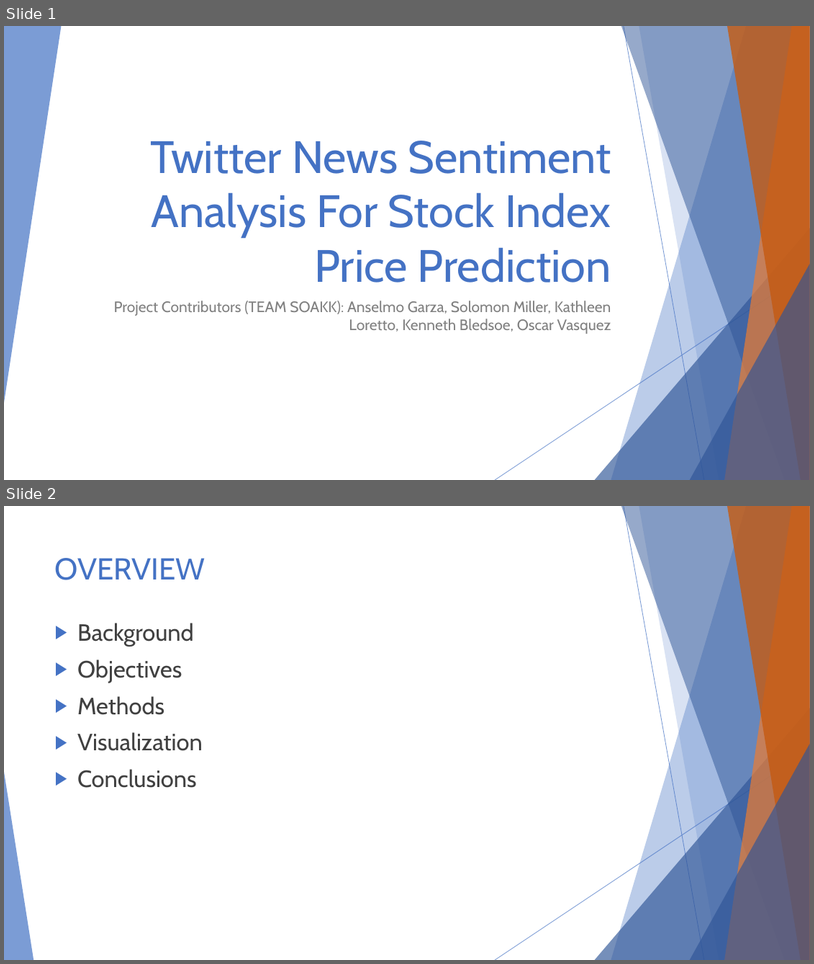
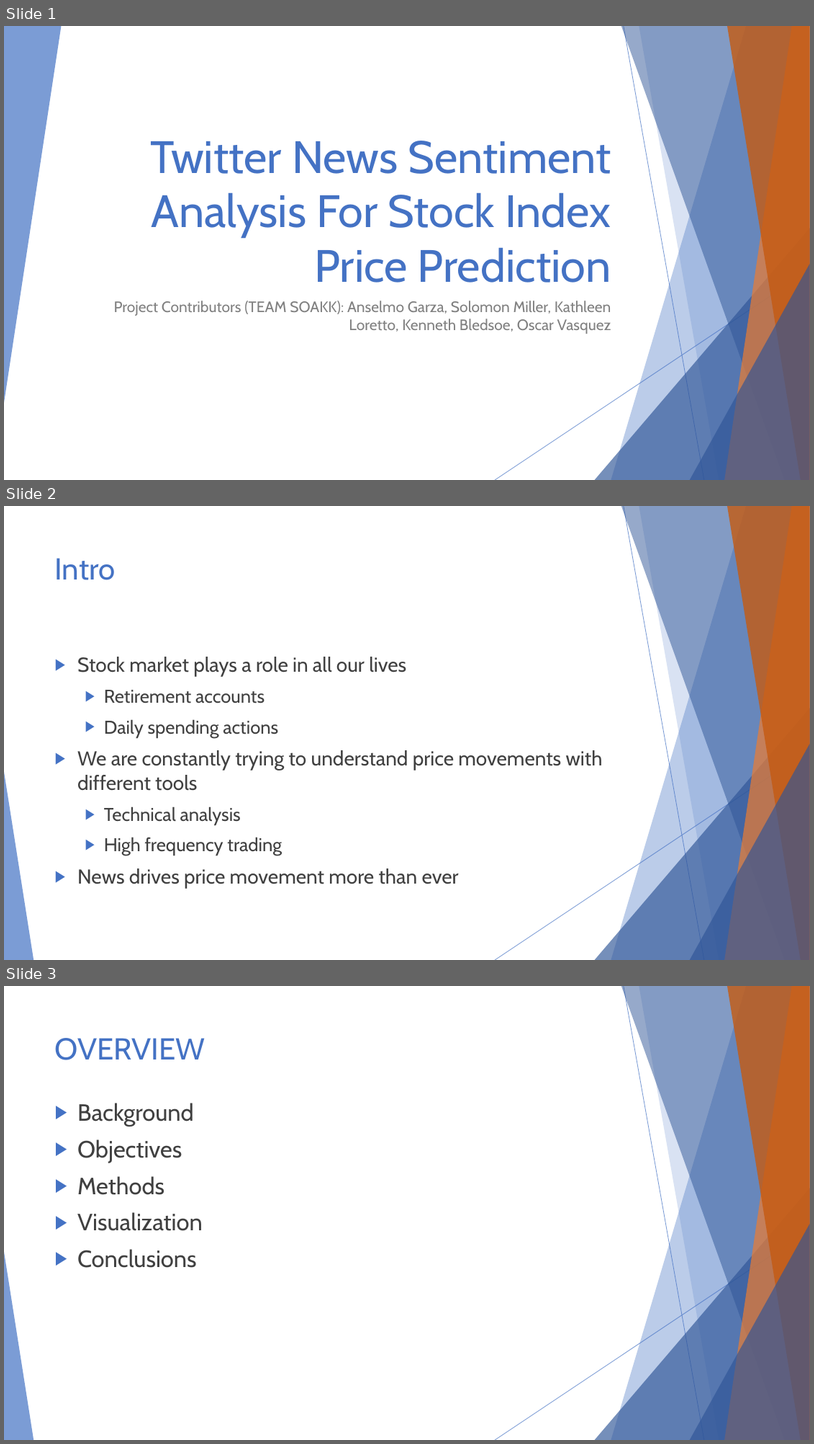
Before and after one commit to anselm0/project-one, a slide deck: data_project_soakk.pptx. Shown one above the other, each under a label of ours: slides 1 and 2 before the commit, slides 1, 2 and 3 after it. The pictures are 814x964 and 814x1444 pixels, drawn with LibreOffice and Linux fonts; fonts in the diff are those of the drawing. Boxes give left, top, right and bottom in pixels: in the first picture for what was removed or moved away, otherwise in the second. Text is boxed around its words. In the diff, an @@ line names an element or a change of style, - is before the commit and + after.

```diff
--- a/data_project_soakk.pptx
+++ b/data_project_soakk.pptx
@@ slide 2 added at box(4, 506, 810, 960), background #FFFFFF; not listed: 10 template elements that a slide beside it also shows @@
@@ title added at box(55, 558, 116, 580), 36 pt, text #4472C4 @@
+Intro
@@ text added at box(77, 656, 603, 888), 24 pt, text #404040 @@
+▶ Stock market plays a role in all our lives
+  ▶ Retirement accounts
+  ▶ Daily spending actions
+▶ We are constantly trying to understand price movements with different tools
+  ▶ Technical analysis
+  ▶ High frequency trading
+▶ News drives price movement more than ever
@@ what was slide 2 is now slide 3 @@
```
Also in this commit, not shown: 2 slides changed, 1 other file.
